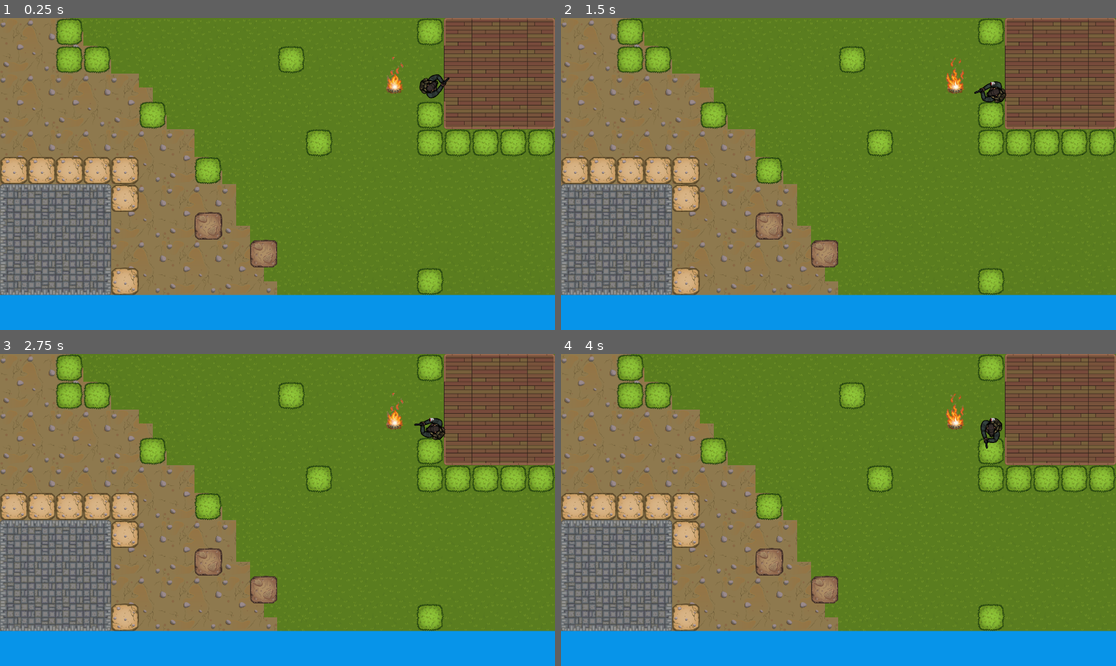
Above: before the commit, frames 1-4 (two rows, left to right).
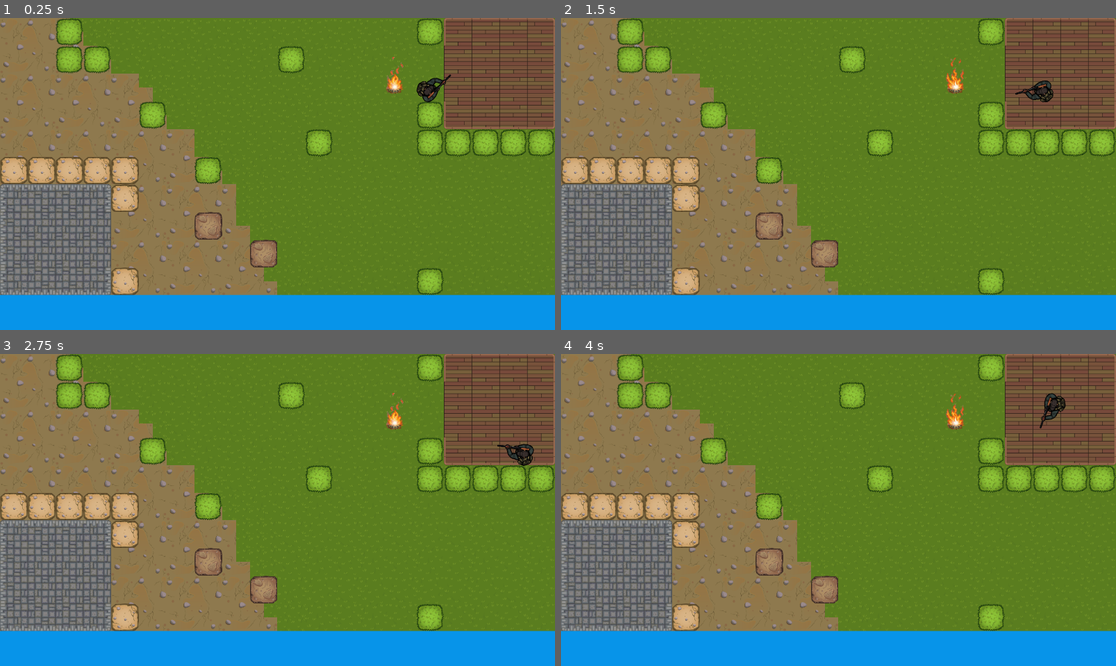
Above: after the commit, the same moments.

Repository: julian-steiner/GameIFGodot
Game: Godot game, scene res://Main.tscn
Same seed, same stepped clock (60 frames per second), same inputs: the game is played once before the commit and once after it.
Inputs (mouse positions are in pixels of both pictures, inside the frame that each line leads up to):
- Up to frame 1 (0.25 s): no input
- Up to frame 2 (1.5 s): move the mouse to (960, 158) at 0.52 s; press the mouse at (960, 158) at 0.53 s; hold Right (ui_right) 0.53-1.28 s; move the mouse to (727, 189) at 1.27 s; release the mouse at (727, 189) at 1.28 s; hold Down (ui_down) from 1.28 s (still down); click (727, 189) at 1.35 s
- Up to frame 3 (2.75 s): move the mouse to (333, 441) at 2.02 s; release Down (ui_down) at 2.03 s; press the mouse at (333, 441) at 2.03 s; hold Right (ui_right) from 2.03 s (still down)
- Up to frame 4 (4 s): move the mouse to (810, 572) at 2.77 s; release Right (ui_right) at 2.78 s; release the mouse at (810, 572) at 2.78 s; hold Up (ui_up) 2.78-3.53 s; click (810, 572) at 2.85 s; move the mouse to (1005, 556) at 3.52 s; press the mouse at (1005, 556) at 3.53 s; hold Left (ui_left) from 3.53 s (still down)

The runs differ from the first frame. In frame 1, 0.2% of the frame differs, in the area x 75-82%, y 18-27%; in frame 2, 0.5%; in frame 3, 0.5%; in frame 4, 0.5%, in the area x 75-91%, y 12-31%.

Commit message:
Added weapon swap and firing system

Diff:
--- a/Bullet.gd
+++ b/Bullet.gd
@@ -3,15 +3,15 @@
 # Declare member variables here. Examples:
 # var a = 2
 # var b = "text"
+var speed = 100000;
+var velocity = Vector2(0, 0);
+
 func start(var pos, var direction):
 	self.position = pos;
 	self.rotation = direction;
+	velocity = Vector2(speed, 0).rotated(direction)
 
-# Called when the node enters the scene tree for the first time.
-func _ready():
-	pass # Replace with function body.
-
-
-# Called every frame. 'delta' is the elapsed time since the previous frame.
-#func _process(delta):
-#	pass
+func _process(delta):
+	move_and_slide(velocity * delta);
+	if (move_and_collide(velocity * delta)):
+		queue_free();
--- a/Bullet.tscn
+++ b/Bullet.tscn
@@ -7,15 +7,13 @@
 radius = 6.0
 height = 6.0
 
-[node name="Bullet" type="Node2D"]
-
-[node name="KinematicBody" type="KinematicBody2D" parent="."]
+[node name="Bullet" type="KinematicBody2D"]
 script = ExtResource( 2 )
 
-[node name="Sprite" type="Sprite" parent="KinematicBody"]
+[node name="Sprite" type="Sprite" parent="."]
 scale = Vector2( 0.05, 0.05 )
 texture = ExtResource( 1 )
 
-[node name="CollisionShape2D" type="CollisionShape2D" parent="KinematicBody"]
+[node name="CollisionShape2D" type="CollisionShape2D" parent="."]
 rotation = 1.5708
 shape = SubResource( 1 )
--- a/MainCharacter.gd
+++ b/MainCharacter.gd
@@ -1,4 +1,53 @@
 extends KinematicBody2D
+
+class Weapon:
+	var reload_time;
+	var mag_capacity;
+	var cooldown_time;
+	var reloading;
+	var mag_capacity_current;
+
+	var cooldown = 0;
+
+	func shoot():
+		mag_capacity_current -= 1;
+		cooldown = cooldown_time;
+	func can_shoot() -> bool:
+		print(cooldown)
+		return cooldown == 0;
+	func getSpriteName() -> String:
+		return "weapon"
+	func reload() -> void:
+		cooldown = reload_time;
+		reloading = true;
+	func update_cooldown(delta) -> void:
+		if (mag_capacity_current <= 0 && !reloading):
+			reload();
+		if (cooldown <= 0):
+			cooldown = 0;
+			if (reloading):
+				reloading = false;
+				mag_capacity_current = mag_capacity;
+		else:
+			cooldown -= delta;
+
+class Pistol extends Weapon:
+	func _init():
+		cooldown_time = 0.5;
+		mag_capacity = 10;
+		mag_capacity_current = 10;
+		reload_time = 1;
+	func getSpriteName() -> String:
+		return "pistol";
+
+class Rifle extends Weapon:
+	func _init():
+		cooldown_time = 0.1;
+		mag_capacity = 10;
+		mag_capacity_current = 10;
+		reload_time = 5;
+	func getSpriteName() -> String:
+		return "rifle"
 
 var velocity = Vector2(0, 0)
 var Bullet = preload("res://Bullet.tscn")
@@ -7,12 +56,23 @@
 var angle = 0;
 var turn_speed = PI;
 
-var weapon = "pistol"
+var weapon : Weapon = Rifle.new();
 var state = "walk"
-#func _ready():
 
-# Called every frame. 'delta' is the elapsed time since the previous frame.
 func _process(delta):
+	handle_shooting(delta);
+	handle_movement(delta);
+	handle_animations(delta);
+
+func handle_shooting(var delta):
+	if (Input.is_action_pressed("shoot") && weapon.can_shoot()):
+		weapon.shoot();
+		var bullet = Bullet.instance();
+		bullet.start($Muzzle.global_position, rotation);
+		get_parent().add_child(bullet);
+	weapon.update_cooldown(delta)
+
+func handle_walking(var delta):
 	velocity.x = Input.get_action_strength("ui_right") - Input.get_action_strength("ui_left");
 	velocity.y = Input.get_action_strength("ui_down") - Input.get_action_strength("ui_up");
 	velocity = velocity.normalized();
@@ -20,20 +80,21 @@
 		state = "idle";
 	else:
 		state = "walk";
+	move_and_collide(velocity * speed * delta);
 
-	if (Input.is_action_just_pressed("shoot")):
-		var bullet = Bullet.instance();
+func handle_turning(var delta):
+	angle = get_angle_to(get_global_mouse_position());
+	if (abs(angle) <= turn_speed * delta):
+		self.rotate(angle)
+	else:
+		self.rotate(turn_speed * delta * sign(angle));
 
-		get_parent().add_child(bullet);
+func handle_movement(var delta):
+	handle_walking(delta);
+	handle_turning(delta);
 
-	$AnimatedSprite.play(state + "_" + weapon);
+func handle_animations(var delta):
+	$AnimatedSprite.play(state + "_" + weapon.getSpriteName());
 
-	angle = $AnimatedSprite.get_angle_to(get_global_mouse_position());
-
-	if (abs(angle) <= turn_speed * delta):
-		$AnimatedSprite.rotate(angle)
-
-	else:
-		$AnimatedSprite.rotate(turn_speed * delta * sign(angle));
-
-	move_and_collide(velocity * speed * delta);
+func hit():
+	pass
--- a/MainCharacter.tscn
+++ b/MainCharacter.tscn
@@ -95,14 +95,14 @@
 "name": "walk_pistol",
 "speed": 40.0
 }, {
-"frames": [ ExtResource( 46 ), ExtResource( 44 ), ExtResource( 40 ), ExtResource( 36 ), ExtResource( 45 ), ExtResource( 37 ), ExtResource( 39 ), ExtResource( 41 ), ExtResource( 42 ), ExtResource( 43 ), ExtResource( 47 ), ExtResource( 48 ), ExtResource( 49 ), ExtResource( 38 ), ExtResource( 50 ), ExtResource( 51 ), ExtResource( 59 ), ExtResource( 55 ), ExtResource( 81 ), ExtResource( 57 ) ],
-"loop": true,
-"name": "idle_pistol",
-"speed": 10.0
-}, {
 "frames": [ ExtResource( 24 ), ExtResource( 30 ), ExtResource( 1 ) ],
 "loop": true,
 "name": "shoot_rifle",
+"speed": 10.0
+}, {
+"frames": [ ExtResource( 58 ), ExtResource( 54 ), ExtResource( 75 ) ],
+"loop": true,
+"name": "shoot_pistol",
 "speed": 10.0
 }, {
 "frames": [ ExtResource( 19 ), ExtResource( 22 ), ExtResource( 26 ), ExtResource( 20 ), ExtResource( 8 ), ExtResource(  …(270 unchanged characters)…
@@ -115,26 +115,28 @@
 "name": "idle_rifle",
 "speed": 10.0
 }, {
-"frames": [ ExtResource( 58 ), ExtResource( 54 ), ExtResource( 75 ) ],
+"frames": [ ExtResource( 46 ), ExtResource( 44 ), ExtResource( 40 ), ExtResource( 36 ), ExtResource( 45 ), ExtResource( 37 ), ExtResource( 39 ), ExtResource( 41 ), ExtResource( 42 ), ExtResource( 43 ), ExtResource( 47 ), ExtResource( 48 ), ExtResource( 49 ), ExtResource( 38 ), ExtResource( 50 ), ExtResource( 51 ), ExtResource( 59 ), ExtResource( 55 ), ExtResource( 81 ), ExtResource( 57 ) ],
 "loop": true,
-"name": "shoot_pistol",
+"name": "idle_pistol",
 "speed": 10.0
 } ]
 
 [sub_resource type="CircleShape2D" id=2]
 radius = 33.0
 
-[node name="AMPH-Gunner" type="Node2D"]
-
-[node name="KinematicBody2D" type="KinematicBody2D" parent="."]
+[node name="AMPH-Gunner" type="KinematicBody2D"]
+rotation = -6.28319
 script = ExtResource( 87 )
 
-[node name="AnimatedSprite" type="AnimatedSprite" parent="KinematicBody2D"]
+[node name="AnimatedSprite" type="AnimatedSprite" parent="."]
 scale = Vector2( 0.5, 0.5 )
 frames = SubResource( 1 )
 animation = "walk_rifle"
-frame = 8
+frame = 4
 playing = true
 
-[node name="CollisionShape2D" type="CollisionShape2D" parent="KinematicBody2D"]
+[node name="CollisionShape2D" type="CollisionShape2D" parent="."]
 shape = SubResource( 2 )
+
+[node name="Muzzle" type="Position2D" parent="."]
+position = Vector2( 69, 27 )
